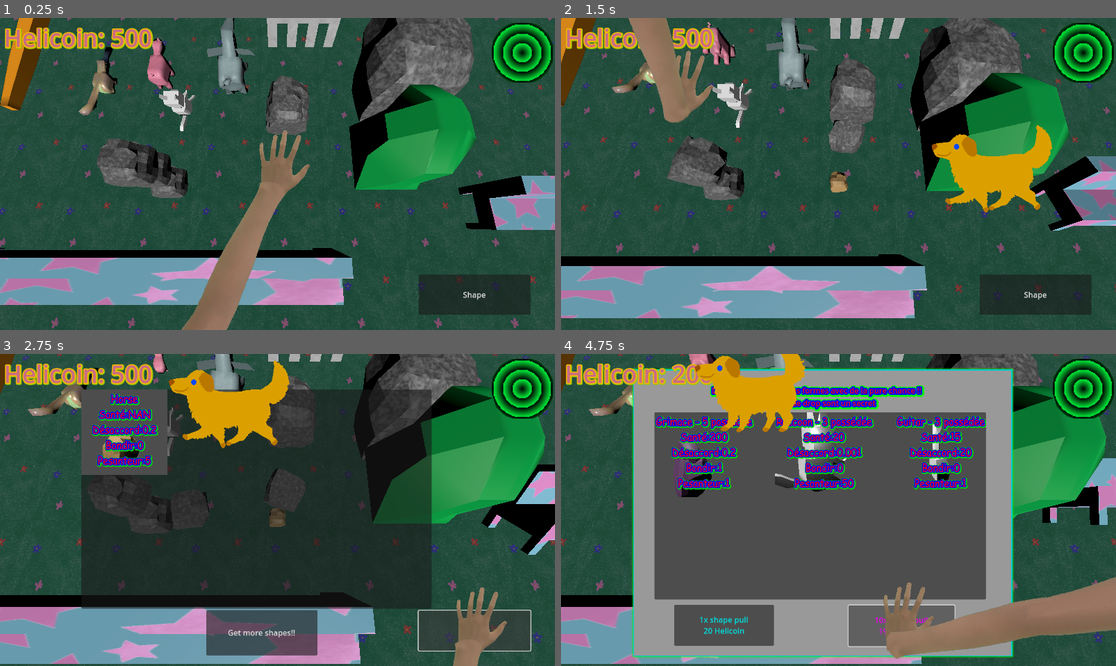
Above: before the commit, frames 1-4 (two rows, left to right).
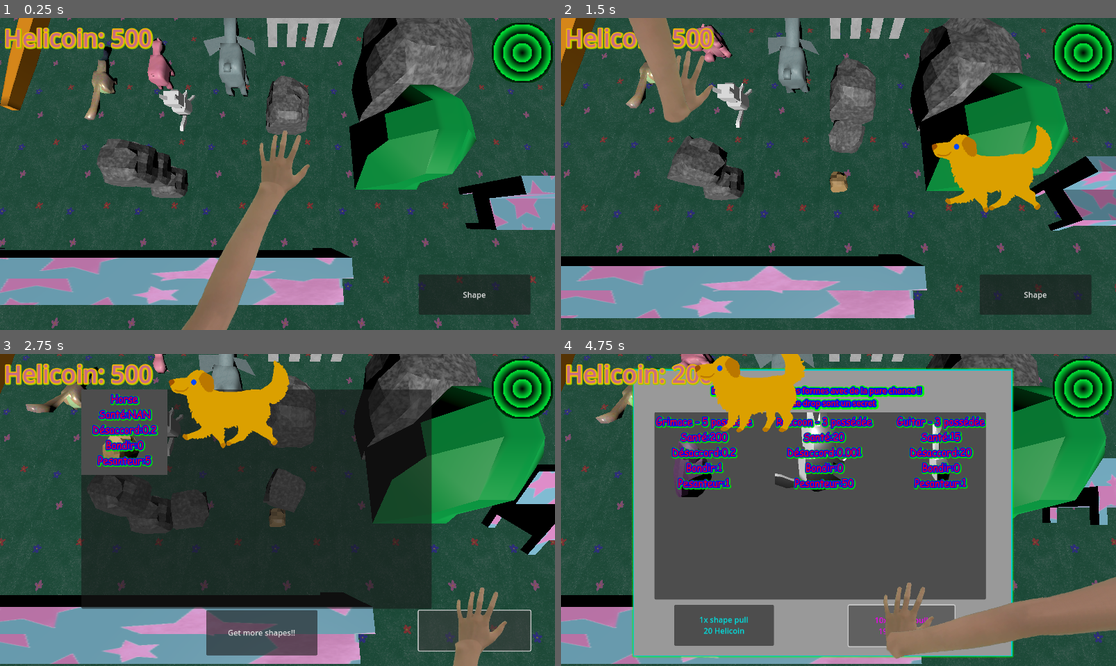
Above: after the commit, the same moments.

Repository: JAco9307/ShapeEscape
Game: Godot game, scene res://Main.tscn
Two runs of this game, one before a commit and one after it. Both use one fixed random seed, a clock stepped at 60 frames per second and the inputs below.
Inputs:
- Up to frame 1 (0.25 s): no input
- Up to frame 2 (1.5 s): click "Shape" at 0.5 s; click "Horse Santé:NAN Désaccord:0.2…" at 1.25 s
- Up to frame 3 (2.75 s): click "Shape" at 2 s
- Up to frame 4 (4.75 s): click "Get more shapes!!" at 2.75 s; click "1x shape pull 20 Helicoin" at 3.5 s; click "10x shape pull 199 Helicoin" at 4.25 s

The runs differ from the first frame. In frame 1, 1.0% of the frame differs, in the area x 14-47%, y 0-33%; in frame 2, 1.3%, in the area x 9-47%, y 0-29%; in frame 3, 0.6%; in frame 4, 0.6%.

Commit message:
Animation Loading

Diff:
--- a/Main.tscn
+++ b/Main.tscn
@@ -87,7 +87,6 @@
 
 [node name="Floor" parent="." instance=ExtResource("6_lgr22")]
 transform = Transform3D(1, 0, 0, 0, 1, 0, 0, 0, 1, -73.921, 0, 0)
-scaleZ = 200
 
 [connection signal="hpupdate" from="Player" to="MainUi" method="_on_player_hpupdate"]
 
--- a/objects/Rotatable.gd
+++ b/objects/Rotatable.gd
@@ -19,10 +19,10 @@
 	for child in get_children():
 		var animplayer = self.find_child("AnimationPlayer")
 		if animplayer != null:
-			var anim : Animation= animplayer.get_animation("Circle_004Action")
+			var anim = animplayer.get_animation_list()
 			if anim != null:
-				anim.loop_mode =(Animation.LOOP_LINEAR)
-				animplayer.play("Circle_004Action")
+				animplayer.get_animation(anim[0]).loop_mode =(Animation.LOOP_LINEAR)
+				animplayer.play(anim[0])
 
 func _input(event):
 	if event is InputEventMouseMotion and GlobalVariables.selectedObject == self:
